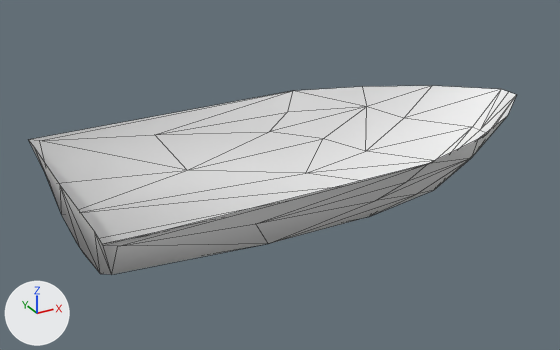
One commit to the OBJ model res/boat.obj: the scene before it, then after it.
Before and after are seen from a 50 mm camera at (-5.85, -10.12, 5.31) aimed at (-0.14, 0.27, 0.12). Arrows for +X, +Y and +Z are at lower left; the lights stay in place. Mesh edges are drawn as thin lines. Where no turn or scale is listed for an object, it has been applied to the vertices.

The scene before the commit, as lines of its bpy script (objects in view):
```python
me_hull_cube_002 = bpy.data.meshes.new('Hull_Cube.002')
me_hull_cube_002.from_pydata(...)  # 50 vertices, 84 faces; spans x -3.77..4.59, y -2.0..2.0, z -0.43..0.91
ob_hull_cube_002 = bpy.data.objects.new('Hull_Cube.002', me_hull_cube_002)
ob_hull_cube_002.location = (0.0, 0.0, 0.0)
```
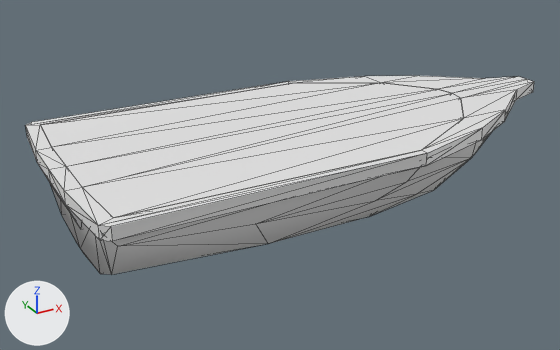
Commit message: Fixed water clipping into boat

Where the change shows, as pixel boxes [x1, y1, x2, y2] in the pictures (560 x 350 px):
'Hull_Cube.002', reshaped
    before: [29, 86, 516, 274]
    after: [51, 133, 491, 274]
'Waterclip_waterclip', added
    after: [41, 83, 464, 218]
'Trim_trim', added
    after: [25, 76, 534, 241]

The change, as a list of edits to the scene's bpy script:
```text
Change me_hull_cube_002:
    where me_hull_cube_002.from_pydata(...)  # 50 vertices, 84 faces; spans x -3.77..4.59, y -2.0..2.0, z -0.43..0.91
    used by ob_hull_cube_002; location = (0.0, 0.0, 0.0)
    me_hull_cube_002 part 1: all 14 vertices in x -3.77..4.59, y -2.0..2.0, z 0.83..0.91 are scaled about their middle by (1, 1, 0), then moved by (0.0, 0.0, 0.13)
Add me_waterclip_waterclip:
    me_waterclip_waterclip.from_pydata([(3.14, -0.31, 1.1), (-3.58, -1.86, 1.1), (1.02, -1.9, 1.1), (2.49, -1.13, 1.1), (-3.67, -0.8, 1.1), (-3.67, 0.0, 1.1), (3.14, 0.31, 1.1), (-3.58, 1.86, 1.1), (1.02, 1.9, 1.1), (2.49, 1.13, 1.1), (3.21, 0.0, 1.1), (-3.67, 0.8, 1.1)], [], [(4, 5, 10), (10, 0, 4), (4, 0, 3), (1, 4, 3), (1, 3, 2), (7, 8, 9), (7, 9, 11), (9, 6, 11), (6, 5, 11), (6, 10, 5)])
Add me_trim_trim:
    me_trim_trim.from_pydata(...)  # 65 vertices, 130 faces; spans x -3.9..5.0, y -2.06..2.06, z 0.4..1.1
Add ob_waterclip_waterclip:
    ob_waterclip_waterclip = bpy.data.objects.new('Waterclip_waterclip', me_waterclip_waterclip)
    ob_waterclip_waterclip.location = (0.0, 0.0, 0.0)
Add ob_trim_trim:
    ob_trim_trim = bpy.data.objects.new('Trim_trim', me_trim_trim)
    ob_trim_trim.location = (0.0, 0.0, 0.0)
```
